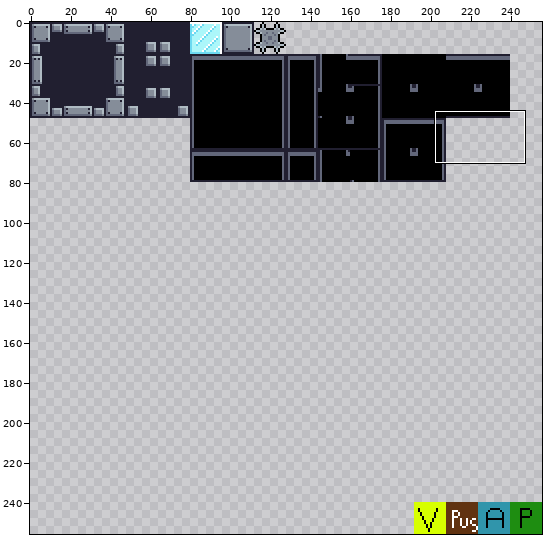
Sprite sheet -- assets/tiled/tilesets/default_tileset.png. Above, an overview of the earlier version with the close-up marked.
Close-up. Before the commit:
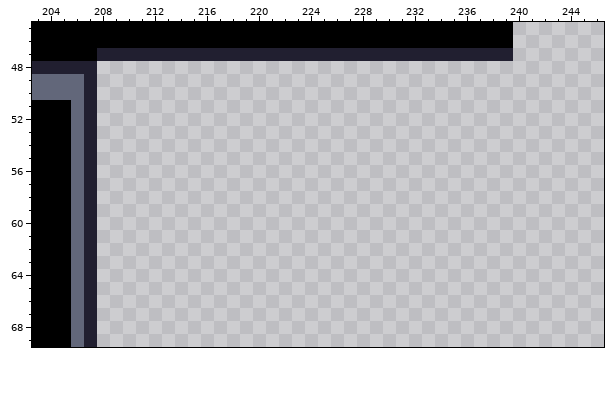
The file is 256x256 pixels. Shown: x 203..246, y 45..69.
The result:
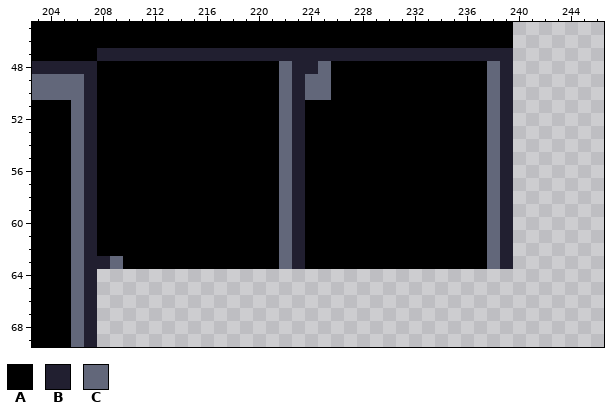
Palette (. is transparent): A #000000  B #211f30  C #62677a
From old to new:
y 48: x 208..239 ................................ -> AAAAAAAAAAAAAACBBCAAAAAAAAAAAACB
y 49..50: x 208..239 ................................ -> AAAAAAAAAAAAAACBCCAAAAAAAAAAAACB
y 51..62: x 208..239 ................................ -> AAAAAAAAAAAAAACBAAAAAAAAAAAAAACB
y 63: x 208..239 ................................ -> BCAAAAAAAAAAAACBAAAAAAAAAAAAAACB
Boxes around the changes in both close-ups, in picture pixels (x1, y1, x2, y2):
added: (97, 61, 513, 269)
